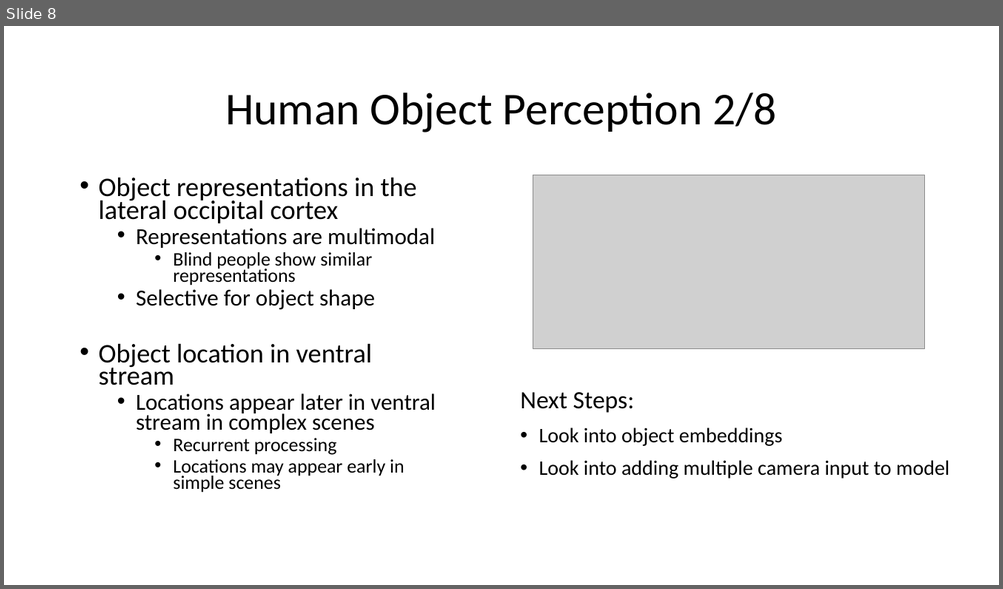
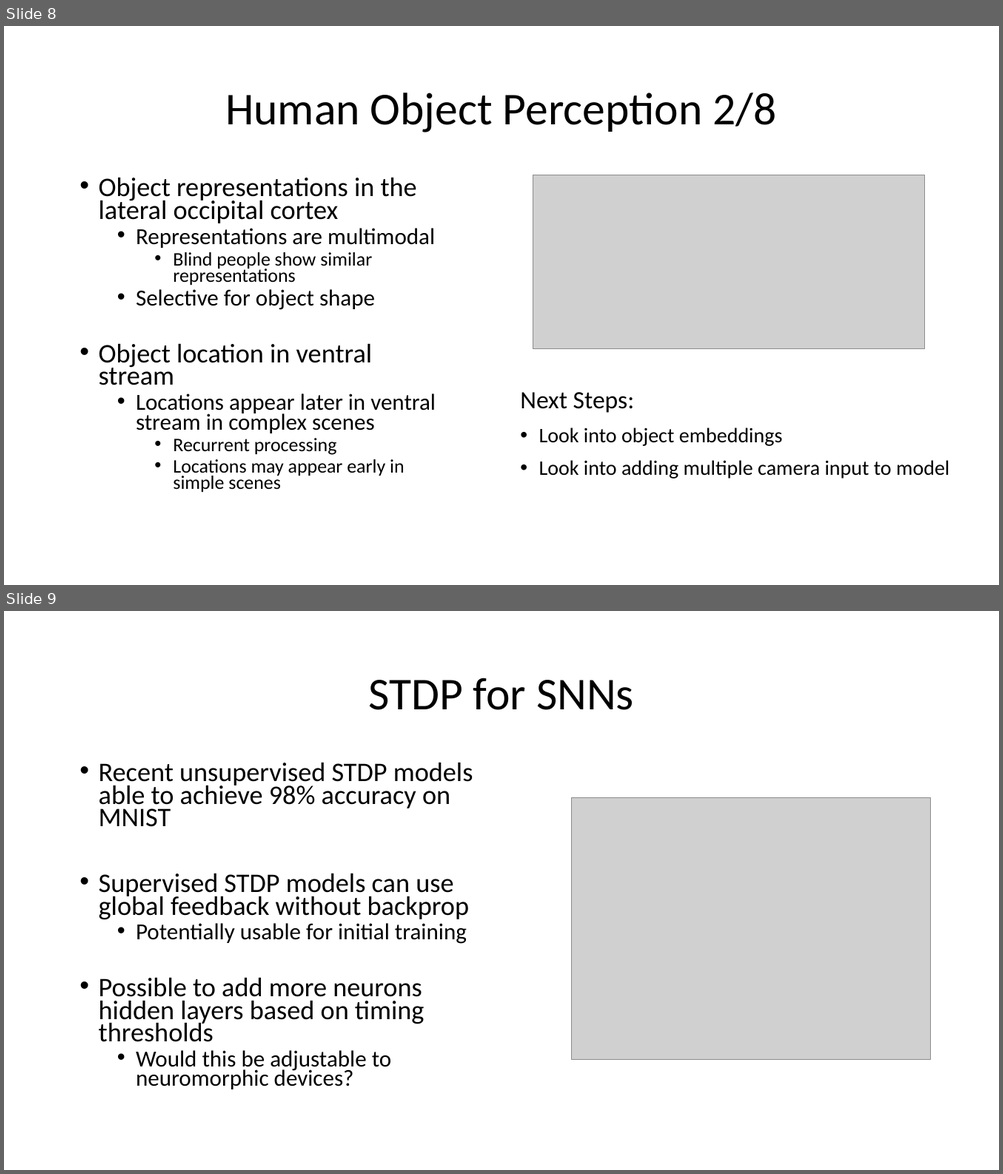
Before and after one commit to tarmst/snn, a slide deck: SNN.pptx. Shown one above the other, each under a label of ours: slide 8 before the commit, slides 8 and 9 after it. The pictures are 1003x589 and 1003x1174 pixels, drawn with LibreOffice and Linux fonts; fonts in the diff are those of the drawing; grey boxes stand for pictures. Boxes give left, top, right and bottom in pixels: in the first picture for what was removed or moved away, otherwise in the second. Text is boxed around its words. In the diff, an @@ line names an element or a change of style, - is before the commit and + after.

Commit message:
Initial add of local learning rule to preexisting model

```diff
--- a/SNN.pptx
+++ b/SNN.pptx
@@ slide 9 added at (x1=4, y1=611, x2=999, y2=1170), background #FFFFFF @@
@@ title added at (x1=368, y1=678, x2=634, y2=710), 44 pt, text #000000 @@
+STDP for SNNs
@@ text added at (x1=99, y1=762, x2=473, y2=1090), 25.9 pt, text #000000 @@
+• Recent unsupervised STDP models able to achieve 98% accuracy on MNIST
+• Supervised STDP models can use global feedback without backprop
+  • Potentially usable for initial training
+• Possible to add more neurons hidden layers based on timing thresholds
+  • Would this be adjustable to neuromorphic devices?
@@ picture added at (x1=571, y1=798, x2=930, y2=1060) @@
```
Also in this commit, not shown: 2 other files.
